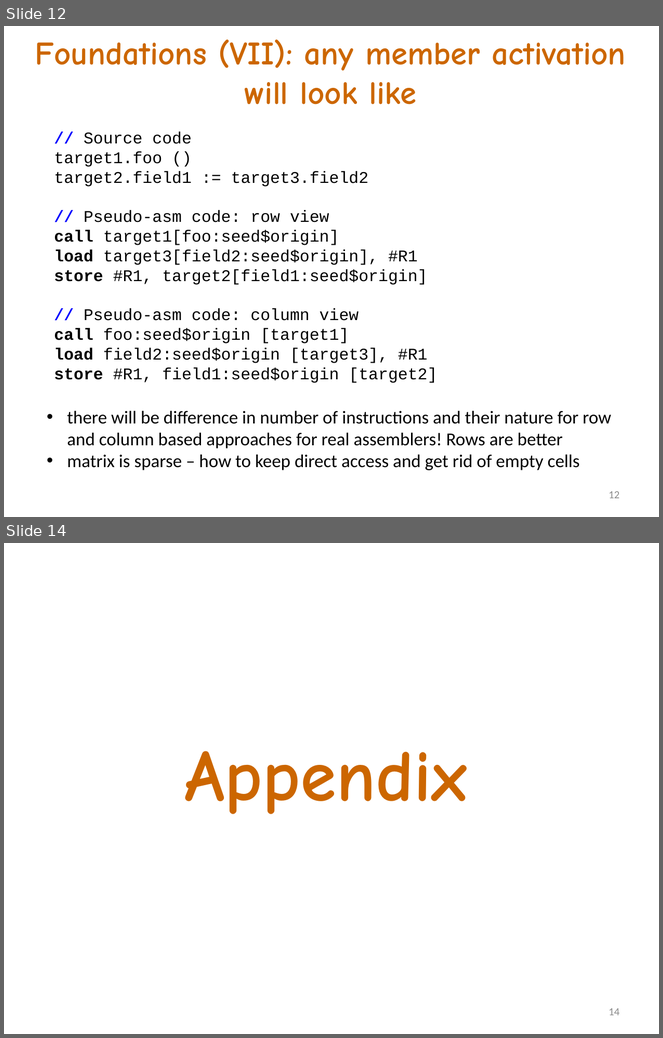
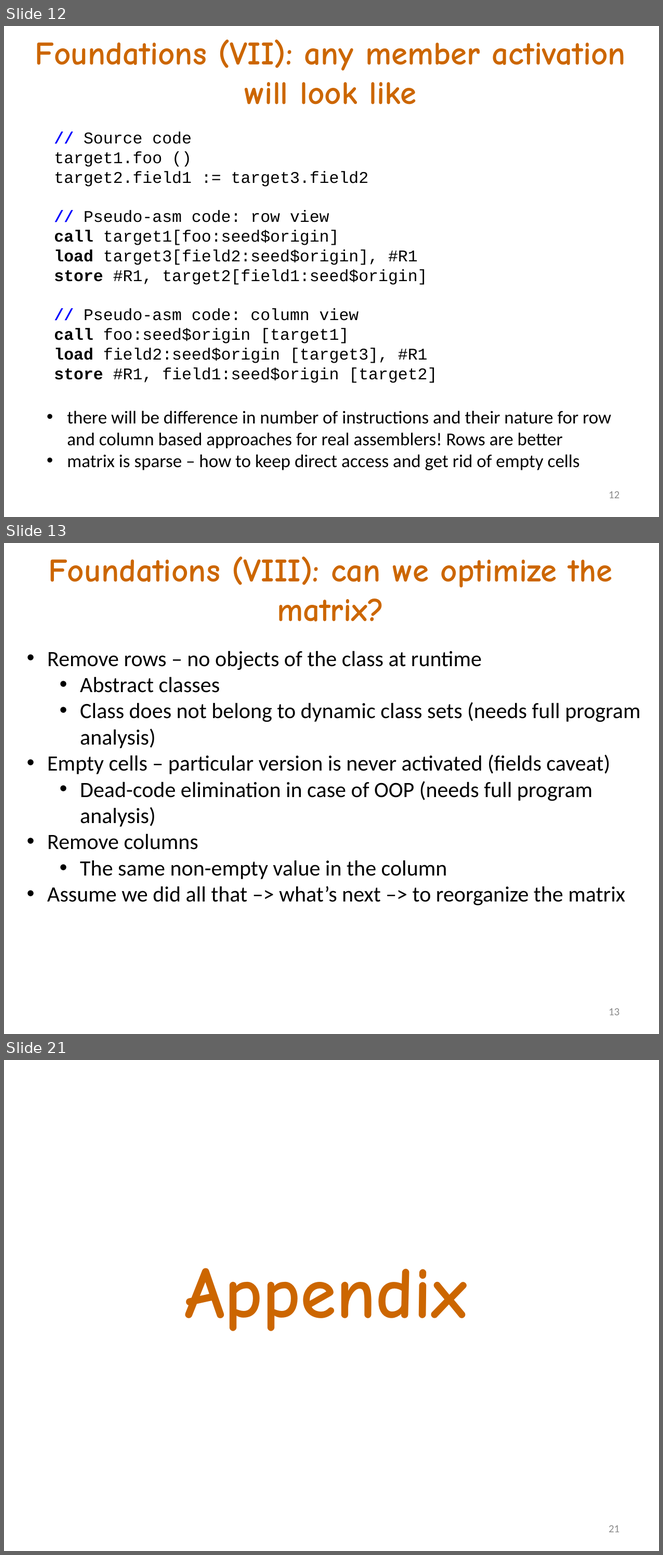
Before and after one commit to akanatov/SLang-, a slide deck: Docs/Incidence matrix and OOP.pptx. Shown one above the other, each under a label of ours: slides 12 and 14 before the commit, slides 12, 13 and 21 after it; the slides between them are not shown. The pictures are 663x1038 and 663x1555 pixels, drawn with LibreOffice and Linux fonts; fonts in the diff are those of the drawing. Boxes give left, top, right and bottom in pixels: in the first picture for what was removed or moved away, otherwise in the second. Text is boxed around its words. In the diff, an @@ line names an element or a change of style, - is before the commit and + after.

```diff
--- a/Docs/Incidence matrix and OOP.pptx
+++ b/Docs/Incidence matrix and OOP.pptx
@@ slide 13 added at [4,543,659,1034], background #FFFFFF @@
@@ title added at [48,557,613,622], 36 pt, text #CC6600, bold @@
+Foundations (VIII): can we optimize the matrix?
@@ text added at [47,651,640,906], 24 pt, text #000000 @@
+• Remove rows – no objects of the class at runtime
+  • Abstract classes
+  • Class does not belong to dynamic class sets (needs full program analysis)
+• Empty cells – particular version is never activated (fields caveat)
+    • Dead-code elimination in case of OOP (needs full program analysis)
+• Remove columns
+  • The same non-empty value in the column
+  • Assume we did all that –> what’s next –> to reorganize the matrix
@@ page number added at [609,1008,620,1016], 12 pt, text #8C8C8C @@
+13
@@ what was slide 14 is now slide 21 @@
@@ page number at [609,1525,620,1533]: text changed @@
-14
+21
```
Also in this commit, not shown: 5 slides changed, 6 other slides added.
